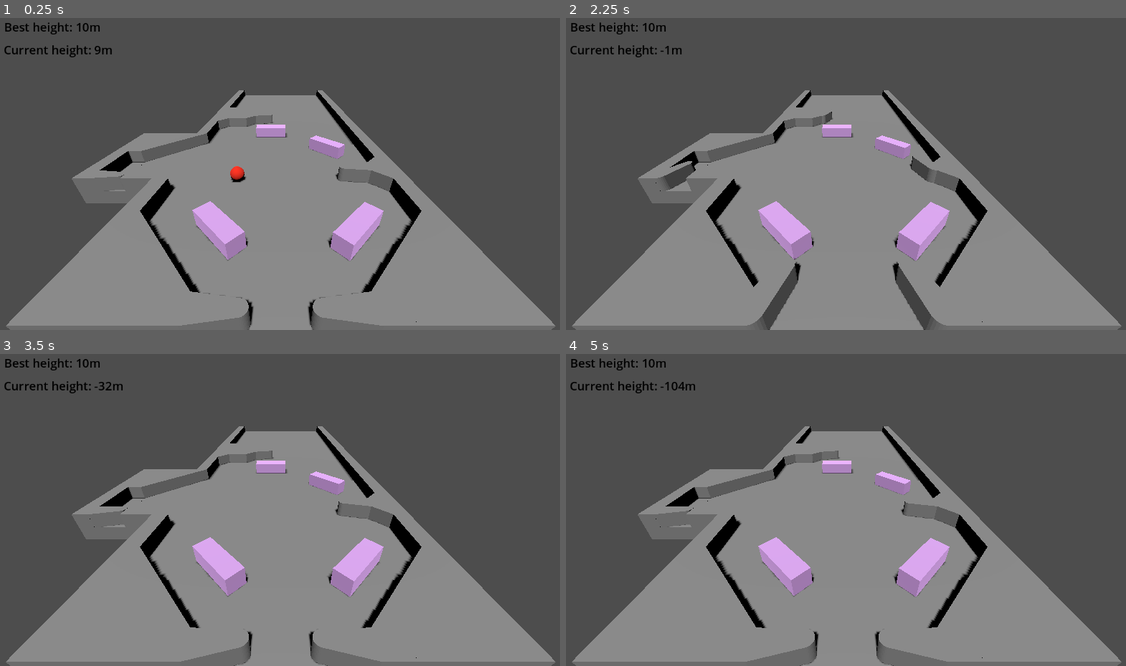
Above: before the commit, frames 1-4 (two rows, left to right).
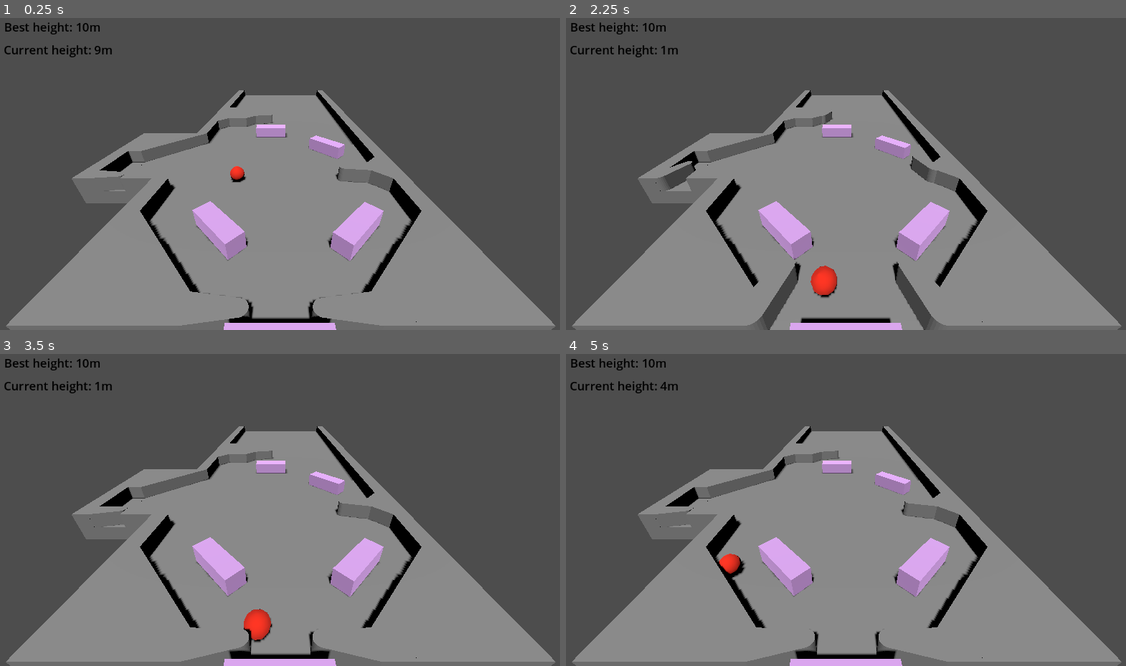
Above: after the commit, the same moments.

Repository: akashkatir/pin-boy
Game: Godot game, scene res://main.tscn
The game is run twice, just before and just after one commit, with the same random seed, the same clock (stepped at 60 frames per second) and the same inputs.
Inputs:
- Up to frame 1 (0.25 s): no input
- Up to frame 2 (2.25 s): tap Enter (flip) at 0.5, 1.35 s; hold Enter (flip) 0.53-1.28 s; hold Enter (flip) from 2.03 s (still down)
- Up to frame 3 (3.5 s): release Enter (flip) at 2.78 s; tap Enter (flip) at 2.85 s
- Up to frame 4 (5 s): hold Enter (flip) 3.53-4.28 s; tap Enter (flip) at 4.35 s

The runs differ from the first frame. In frame 1, 0.8% of the frame differs, in the area x 39-61%, y 95-100%; in frame 2, 1.2%; in frame 3, 1.3%, in the area x 16-61%, y 8-100%; in frame 4, 1.2%.

Commit message:
Fix inverted flipper by adding parent node.

Diff:
--- a/Map/flipper.gd
+++ b/Map/flipper.gd
@@ -1,4 +1,4 @@
-extends CharacterBody3D
+extends Node3D
 
 @export var invert = false;
 # Time before a flip action can be pressed again and have an effect.
@@ -17,7 +17,6 @@
 # Called when the node enters the scene tree for the first time.
 func _ready() -> void:
 	if invert:
-		rotation.y = -PI
 		animation_name = "flip_inverted"
 
 
--- a/Map/flipper.tscn
+++ b/Map/flipper.tscn
@@ -2,9 +2,6 @@
 
 [ext_resource type="Script" path="res://Map/flipper.gd" id="1_qo08a"]
 [ext_resource type="ArrayMesh" uid="uid://dys88qv4yhbjc" path="res://Blender/flipper.obj" id="2_7bf0r"]
-
-[sub_resource type="ConvexPolygonShape3D" id="ConvexPolygonShape3D_af21a"]
-points = PackedVector3Array(-1.47052, -0.5, -0.156429, 0.972367, 0.492813, 0.110599, 0.968235, 0.491134, -0.118148, -1.47475, 0.49378, 0.14902, -0.718684, -0.472772, 0.464835, 0.968235, -0.49907, -0.118148, -1.10586, 0.479923, -0.48786, -0.75031, -0.468789, -0.468789, -1.11499, 0.485085, 0.485085, 0.69824, -0.47821, 0.287744, -1.35629, -0.5, 0.339311, 0.654112, 0.466336, -0.293259, 0.69824, 0.470273, 0.287744, 0.796677, -0.490075, -0.265674, -1.2702, -0.495373, -0.419758, -1.43903, 0.494794, -0.234114, 0.921111, -0.495213, 0.184817, -1.11499, -0.493022, 0.485085, -1.36348, 0.495288, 0.341543, -0.718684, 0.464835, 0.464835, -1.47052, -0.5, 0.148493, -0.75031, 0.460852, -0.468789, -1.10586, -0.48786, -0.48786, 0.869843, 0.481468, -0.227965, -1.35829, 0.492964, -0.347871, 0.879183, 0.485517, 0.221896, 0.970523, -0.5, 0.110426, -1.39083, -0.4985, -0.308162, 0.654112, -0.474272, -0.293259, -1.22285, -0.490516, 0.445051, -1.47242, 0.492836, -0.156666, -1.44287, 0.496405, 0.226921)
 
 [sub_resource type="Animation" id="Animation_8vq6o"]
 length = 0.15
@@ -50,7 +47,7 @@
 "times": PackedFloat32Array(0, 0.133333, 1.23333),
 "transitions": PackedFloat32Array(1, 0.189465, 6.06286),
 "update": 0,
-"values": [Vector3(0, -3.14159, 0), Vector3(0, -4.53786, 0), Vector3(0, -3.14159, 0)]
+"values": [Vector3(0, 0, 0), Vector3(0, -1.39626, 0), Vector3(0, 0, 0)]
 }
 
 [sub_resource type="AnimationLibrary" id="AnimationLibrary_xs62g"]
@@ -60,19 +57,25 @@
 "flip_inverted": SubResource("Animation_gf5mc")
 }
 
-[node name="Flipper" type="CharacterBody3D"]
+[sub_resource type="ConvexPolygonShape3D" id="ConvexPolygonShape3D_af21a"]
+points = PackedVector3Array(-1.47052, -0.5, -0.156429, 0.972367, 0.492813, 0.110599, 0.968235, 0.491134, -0.118148, -1.47475, 0.49378, 0.14902, -0.718684, -0.472772, 0.464835, 0.968235, -0.49907, -0.118148, -1.10586, 0.479923, -0.48786, -0.75031, -0.468789, -0.468789, -1.11499, 0.485085, 0.485085, 0.69824, -0.47821, 0.287744, -1.35629, -0.5, 0.339311, 0.654112, 0.466336, -0.293259, 0.69824, 0.470273, 0.287744, 0.796677, -0.490075, -0.265674, -1.2702, -0.495373, -0.419758, -1.43903, 0.494794, -0.234114, 0.921111, -0.495213, 0.184817, -1.11499, -0.493022, 0.485085, -1.36348, 0.495288, 0.341543, -0.718684, 0.464835, 0.464835, -1.47052, -0.5, 0.148493, -0.75031, 0.460852, -0.468789, -1.10586, -0.48786, -0.48786, 0.869843, 0.481468, -0.227965, -1.35829, 0.492964, -0.347871, 0.879183, 0.485517, 0.221896, 0.970523, -0.5, 0.110426, -1.39083, -0.4985, -0.308162, 0.654112, -0.474272, -0.293259, -1.22285, -0.490516, 0.445051, -1.47242, 0.492836, -0.156666, -1.44287, 0.496405, 0.226921)
+
+[node name="Flipper" type="Node3D"]
 script = ExtResource("1_qo08a")
 metadata/_edit_group_ = true
 
-[node name="MeshInstance3D" type="MeshInstance3D" parent="."]
+[node name="AnimationPlayer" type="AnimationPlayer" parent="."]
+root_node = NodePath("../CharacterBody3D")
+libraries = {
+"": SubResource("AnimationLibrary_xs62g")
+}
+
+[node name="CharacterBody3D" type="CharacterBody3D" parent="."]
+
+[node name="MeshInstance3D" type="MeshInstance3D" parent="CharacterBody3D"]
 transform = Transform3D(1, 0, 0, 0, 1, 0, 0, 0, 1, 1, 0, 0)
 mesh = ExtResource("2_7bf0r")
 
-[node name="CollisionShape3D" type="CollisionShape3D" parent="."]
+[node name="CollisionShape3D" type="CollisionShape3D" parent="CharacterBody3D"]
 transform = Transform3D(1, 0, 0, 0, 1, 0, 0, 0, 1, 1, 0, 0)
 shape = SubResource("ConvexPolygonShape3D_af21a")
-
-[node name="AnimationPlayer" type="AnimationPlayer" parent="."]
-libraries = {
-"": SubResource("AnimationLibrary_xs62g")
-}
--- a/Map/map.tscn
+++ b/Map/map.tscn
@@ -27,18 +27,21 @@
 [node name="Bumper4" parent="." instance=ExtResource("1_m5w2k")]
 transform = Transform3D(0.707107, 0, 0.707107, 0, 1, 0, -0.707107, 0, 0.707107, 3.70711, 0.5, -5.29289)
 
+[node name="Bumper5" parent="." instance=ExtResource("1_m5w2k")]
+transform = Transform3D(1, 0, 0, 0, 1, 0, 0, 0, 1, -0.0252004, 1, -0.356089)
+
 [node name="Flipper" parent="." instance=ExtResource("3_4k4yx")]
 transform = Transform3D(1, 0, 0, 0, 1, 0, 0, 0, 1, -3, 0.5, -1.5)
 
 [node name="Flipper2" parent="." instance=ExtResource("3_4k4yx")]
-transform = Transform3D(1, 0, 0, 0, 1, 0, 0, 0, 1, 3, 0.5, -1.5)
+transform = Transform3D(-1, 0, 8.74228e-08, 0, 1, 0, -8.74228e-08, 0, -1, 3, 0.5, -1.5)
 invert = true
 
 [node name="Flipper3" parent="." instance=ExtResource("3_4k4yx")]
 transform = Transform3D(1, 0, 0, 0, 1, 0, 0, 0, 1, -12, 0.5, -9.5)
 
 [node name="Flipper4" parent="." instance=ExtResource("3_4k4yx")]
-transform = Transform3D(1, 0, 0, 0, 1, 0, 0, 0, 1, 6, 0.5, -10.5)
+transform = Transform3D(-1, 0, 8.74228e-08, 0, 1, 0, -8.74228e-08, 0, -1, 6, 0.5, -10.5)
 invert = true
 
 [node name="Flipper5" parent="." instance=ExtResource("3_4k4yx")]
Not shown: 4 places in Map/map_mesh_library.tres that only renumber resources
